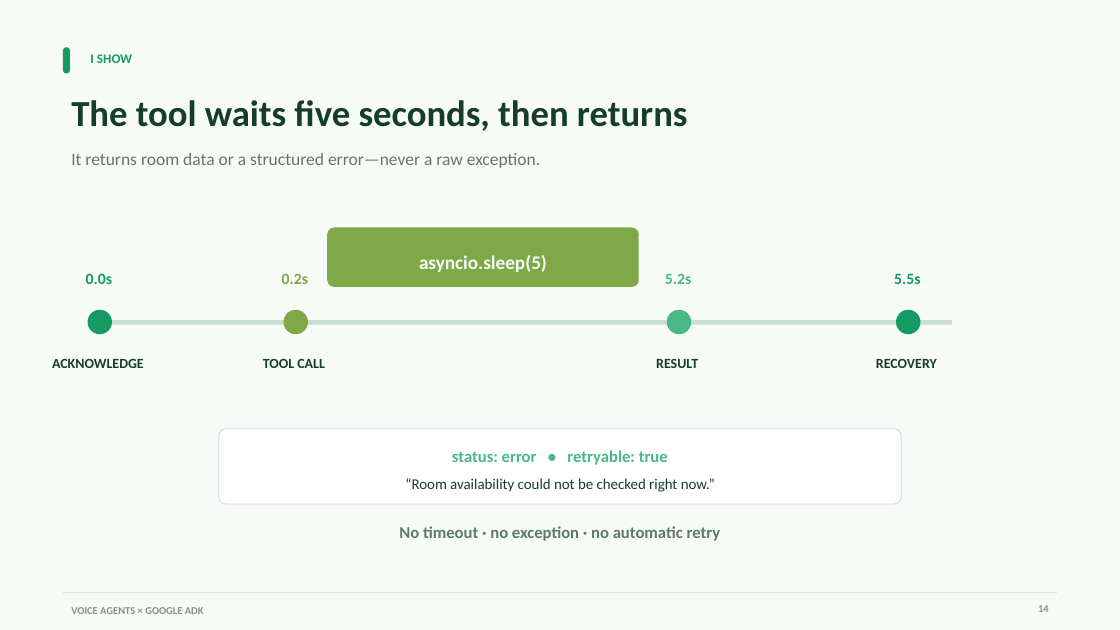
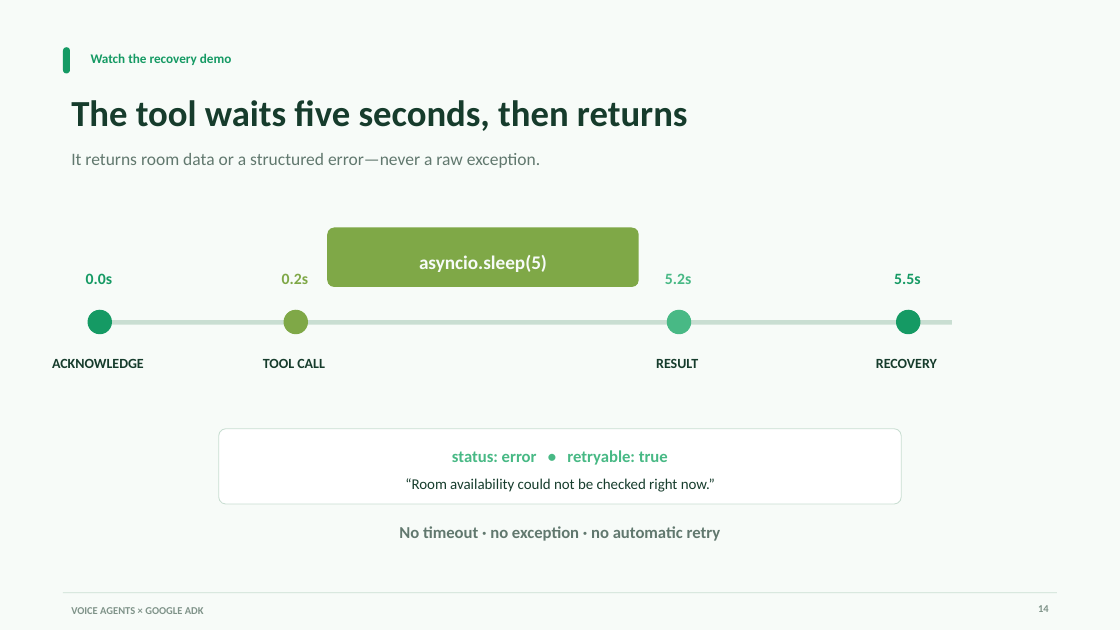
Before and after one commit to aswincsekar/adk-voice-workshop, a slide deck: slide 14 of slides/google-adk-voice-agents-workshop.pptx. Drawn at 1120x630 pixels with LibreOffice and Linux fonts; fonts in the diff are those of the drawing. Boxes give left, top, right and bottom in pixels: in the first picture for what was removed or moved away, otherwise in the second. Text is boxed around its words. In the diff, an @@ line names an element or a change of style, - is before the commit and + after.

```diff
--- a/slides/google-adk-voice-agents-workshop.pptx
+++ b/slides/google-adk-voice-agents-workshop.pptx
@@ text at [91,53,232,65]: text changed @@
-I SHOW
+Watch the recovery demo
```
Also in this commit, not shown: 17 other slides changed.
